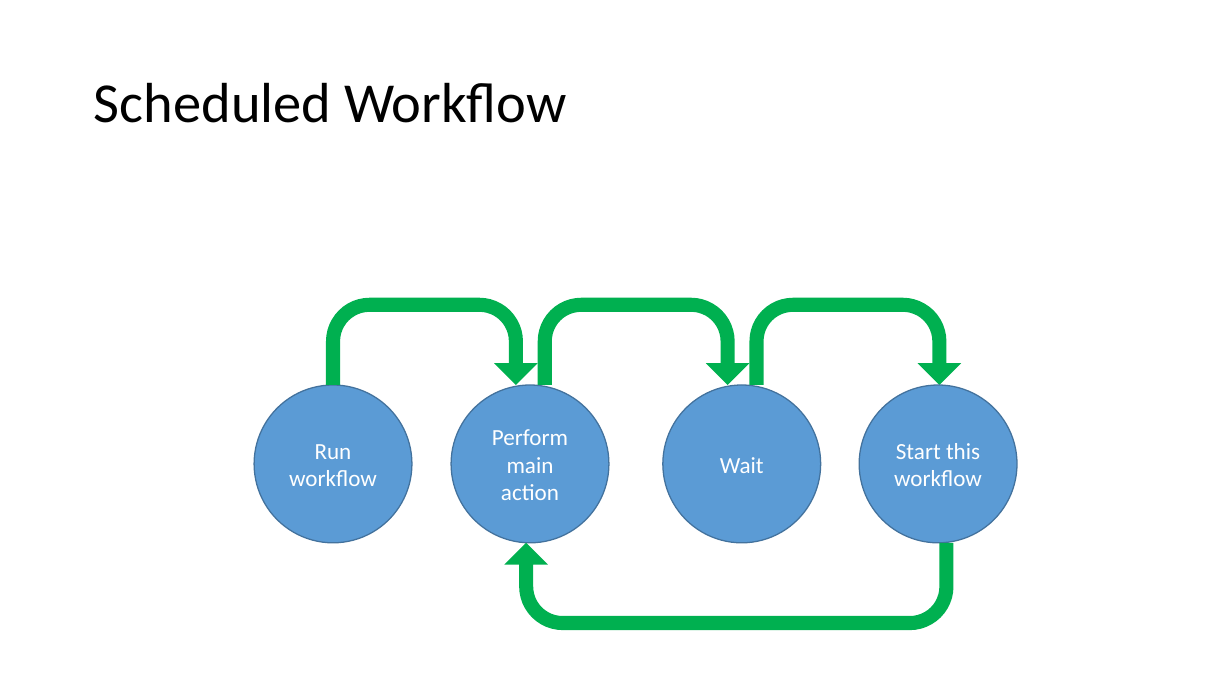
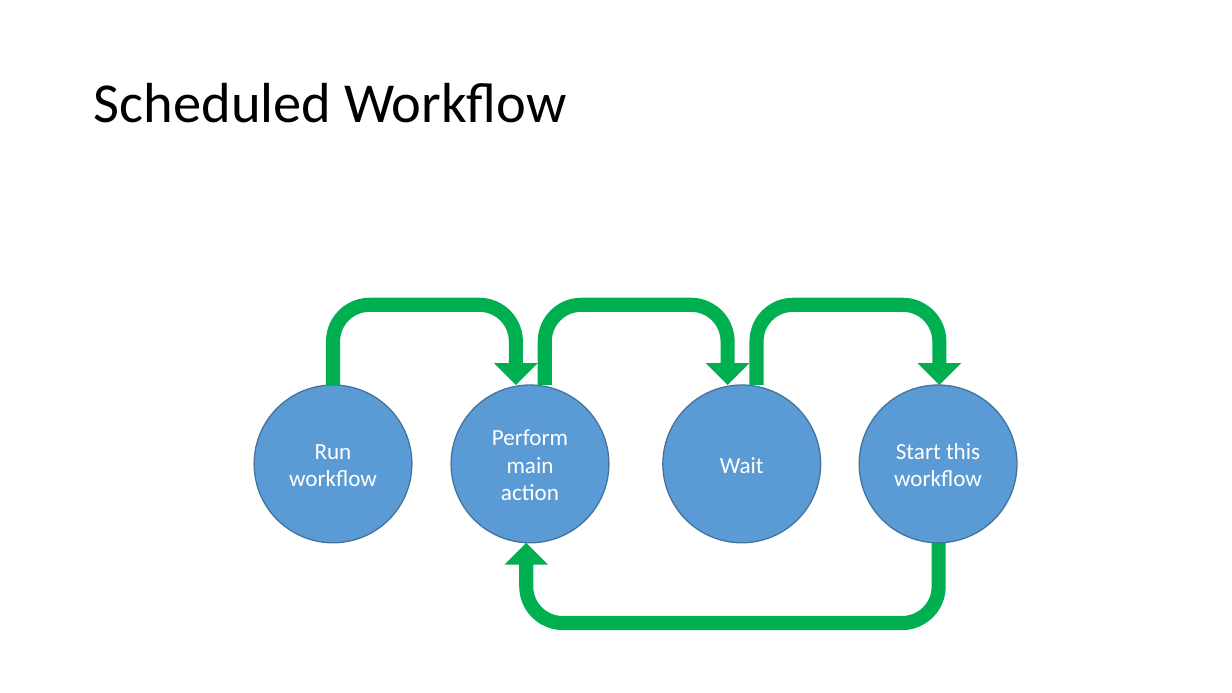
Before and after one commit to hevilhuy/Reports, a slide deck: slide 6 of Document/Report 3.pptx. Drawn at 1232x693 pixels with LibreOffice and Linux fonts; fonts in the diff are those of the drawing. Boxes give left, top, right and bottom in pixels: in the first picture for what was removed or moved away, otherwise in the second. Text is boxed around its words. In the diff, an @@ line names an element or a change of style, - is before the commit and + after.

```diff
--- a/Document/Report 3.pptx
+++ b/Document/Report 3.pptx
@@ uturn arrow: place and size @@
-uturn arrow at [505, 543, 954, 630]
+uturn arrow at [505, 543, 946, 630]
```
Also in this commit, not shown: 2 other slides changed, 2 other files.
